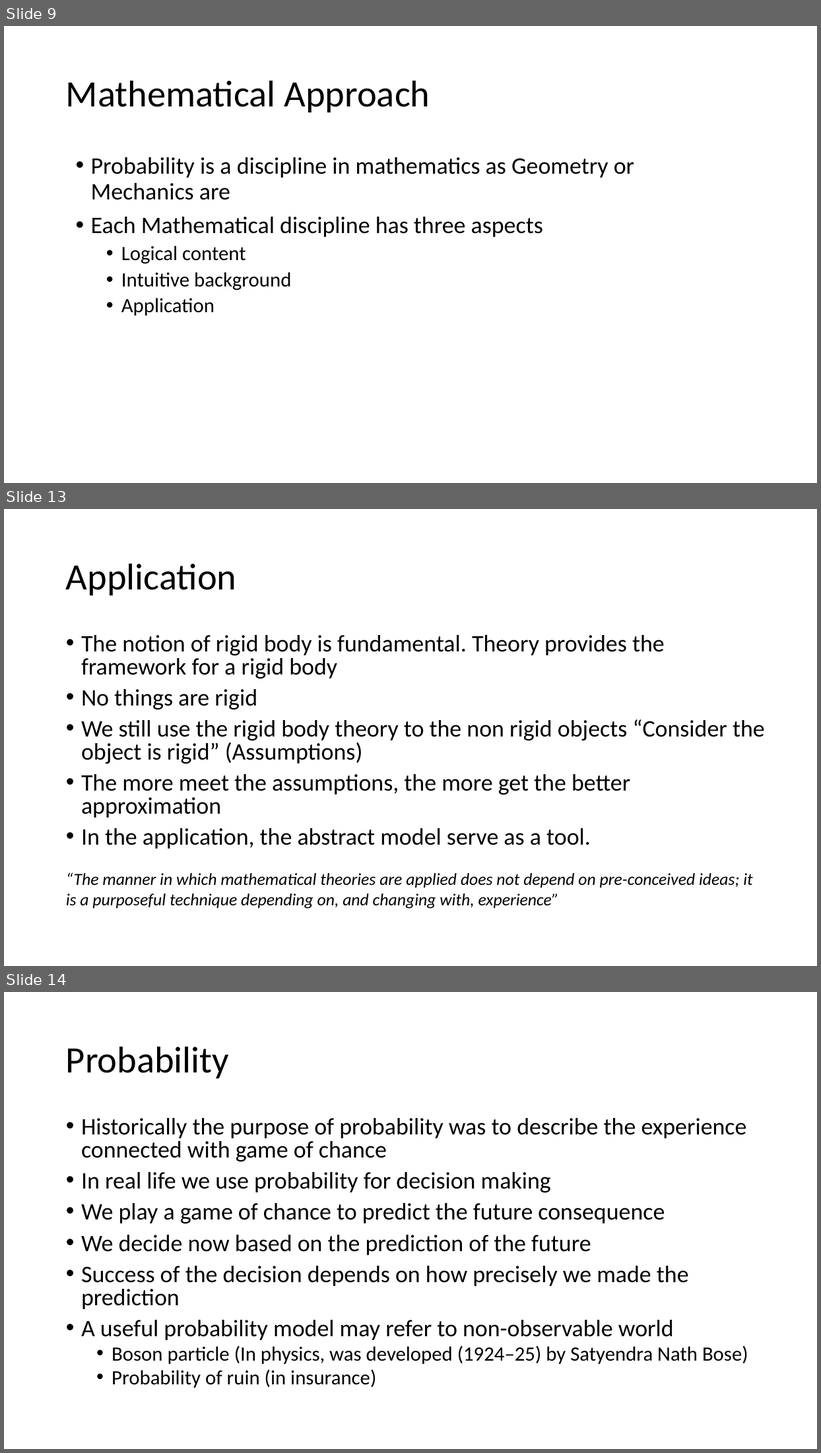
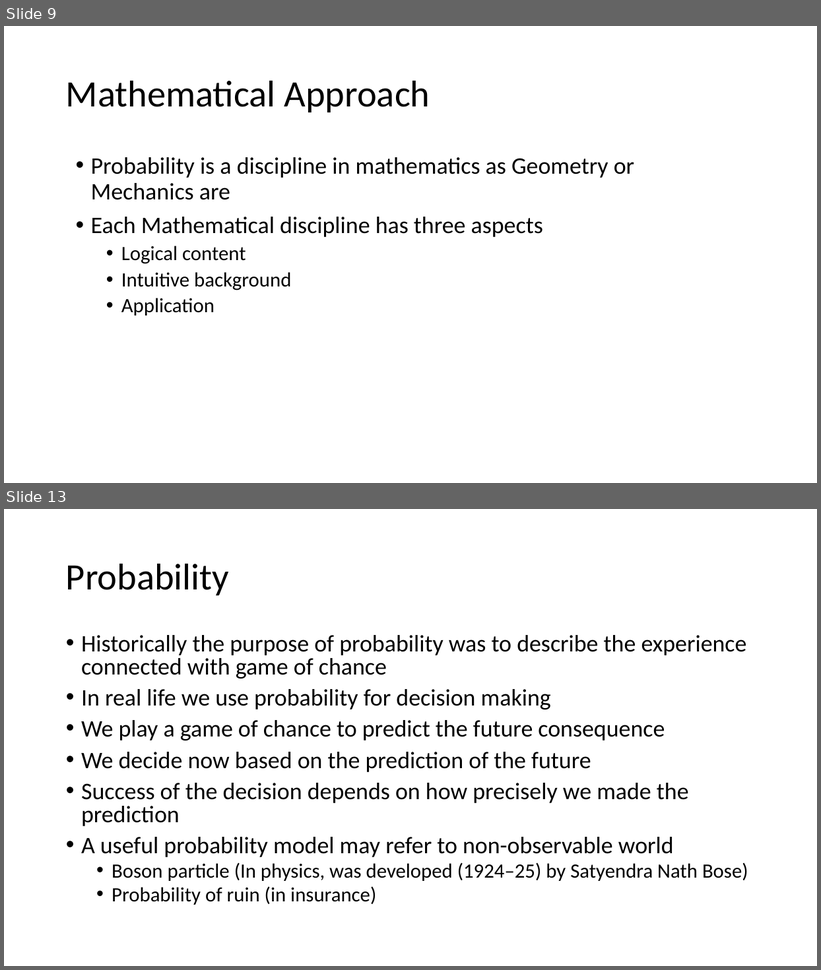
Before and after one commit to yushuf/TeamBeta, a slide deck: Presentation.pptx. Shown one above the other, each under a label of ours: slides 9, 13 and 14 before the commit, slides 9 and 13 after it; the slides between them are not shown. The pictures are 821x1453 and 821x970 pixels, drawn with LibreOffice and Linux fonts; fonts in the diff are those of the drawing. Boxes give left, top, right and bottom in pixels: in the first picture for what was removed or moved away, otherwise in the second. Text is boxed around its words. In the diff, an @@ line names an element or a change of style, - is before the commit and + after.

```diff
--- a/Presentation.pptx
+++ b/Presentation.pptx
@@ slide 13 removed at <box>4,509,817,966</box>, background #FFFFFF @@
@@ title removed at <box>66,563,237,595</box> @@
-Application
@@ text removed at <box>81,635,765,849</box> @@
-• The notion of rigid body is fundamental. Theory provides the framework for a rigid body
-• No things are rigid
-• We still use the rigid body theory to the non rigid objects “Consider the object is rigid” (Assumptions)
-• The more meet the assumptions, the more get the better approximation
-• In the application, the abstract model serve as a tool.
@@ text removed at <box>66,873,752,909</box> @@
-“The manner in which mathematical theories are applied does not depend on pre-conceived ideas; it is a purposeful technique depending on, and changing with, experience”
@@ what was slide 14 is now slide 13 @@
```
Also in this commit, not shown: 5 slides changed, 8 slides added, 3 other slides removed.
